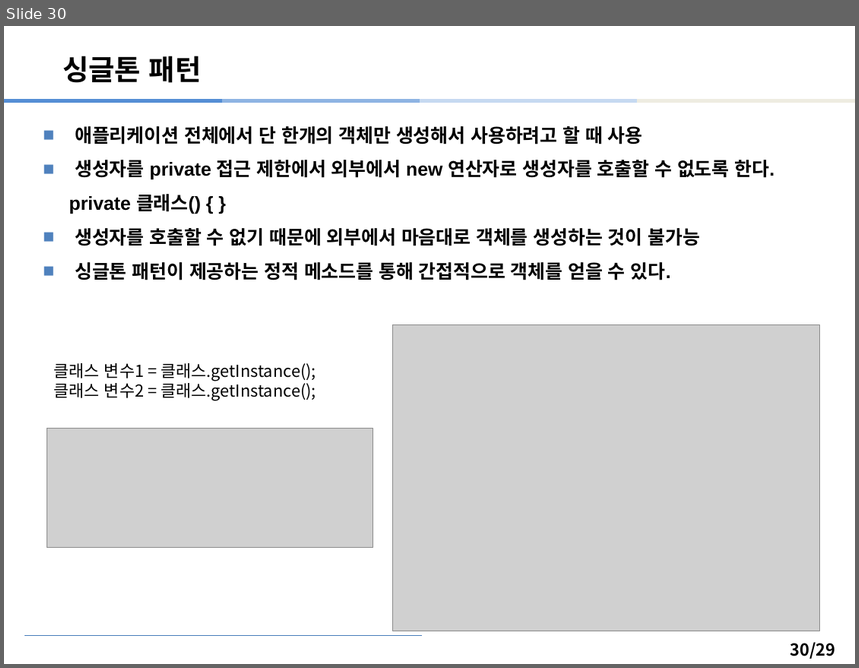
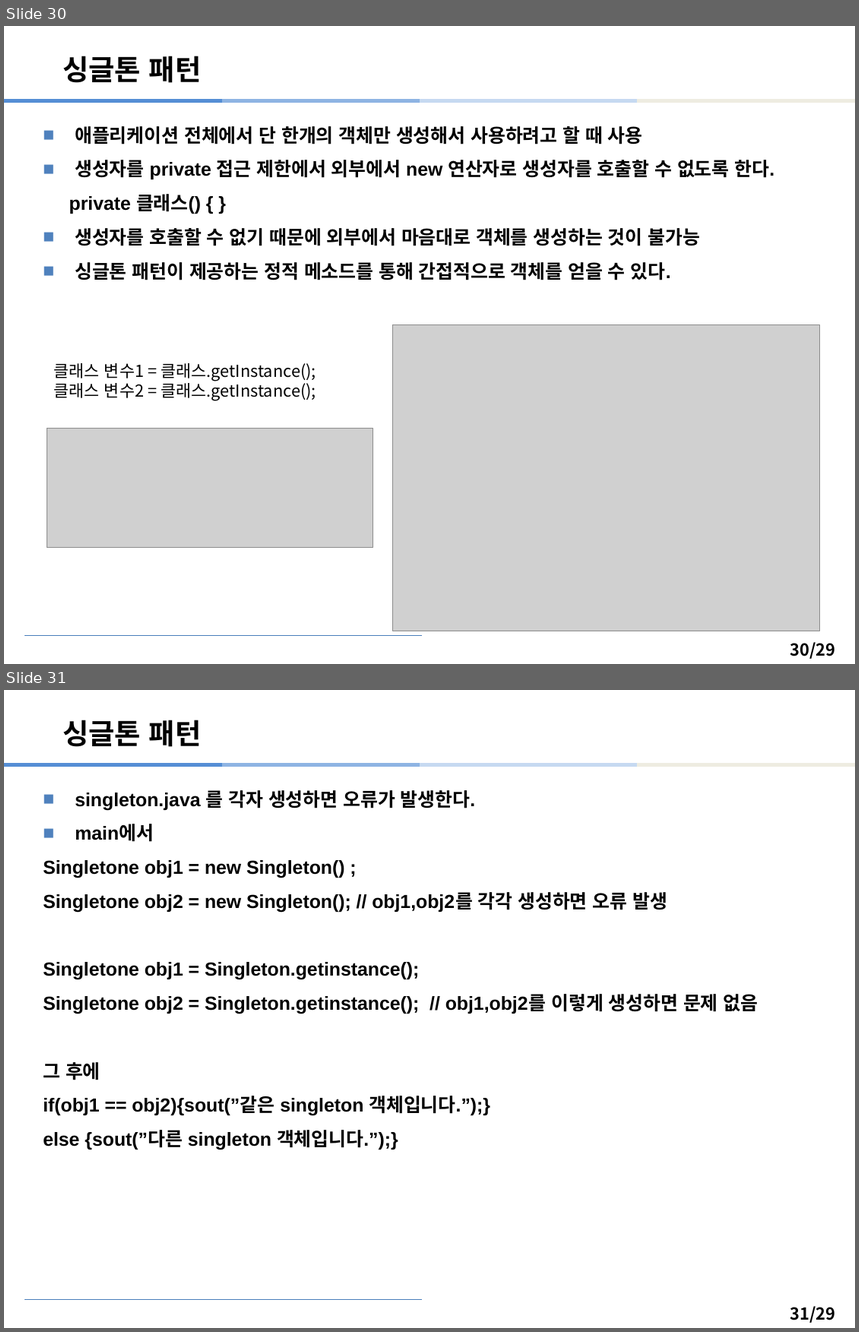
Before and after one commit to bkpark71/easyjava, a slide deck: 04.객체지향_수정.pptx. Shown one above the other, each under a label of ours: slide 30 before the commit, slides 30 and 31 after it. The pictures are 859x668 and 859x1332 pixels, drawn with LibreOffice and Linux fonts; fonts in the diff are those of the drawing; grey boxes stand for pictures; background and template pictures are left out. Boxes give left, top, right and bottom in pixels: in the first picture for what was removed or moved away, otherwise in the second. Text is boxed around its words. In the diff, an @@ line names an element or a change of style, - is before the commit and + after.

```diff
--- a/04.객체지향_수정.pptx
+++ b/04.객체지향_수정.pptx
@@ slide 31 added at [4,690,855,1328], background #FFFFFF; not listed: 6 template elements that a slide beside it also shows @@
@@ title added at [63,720,202,747], 24 pt, text #000000, bold @@
+싱글톤 패턴
@@ text added at [43,790,759,1151], 16 pt, text #000000, bold @@
+■ singleton.java 를 각자 생성하면 오류가 발생한다.
+■ main에서
+Singletone obj1 = new Singleton() ;
+Singletone obj2 = new Singleton(); // obj1,obj2를 각각 생성하면 오류 발생
+Singletone obj1 = Singleton.getinstance();
+Singletone obj2 = Singleton.getinstance(); // obj1,obj2를 이렇게 생성하면 문제 없음
+그 후에
+if(obj1 == obj2){sout(”같은 singleton 객체입니다.”);}
+else {sout(”다른 singleton 객체입니다.”);}
```
Also in this commit, not shown: 1 slide changed, 1 other file.
